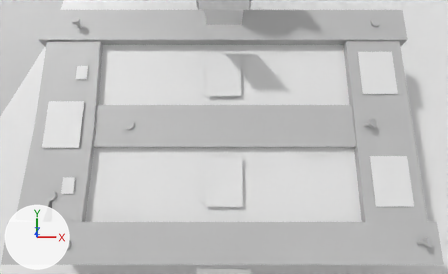
Before and after pictures for a commit that changed the Blender file sogliola/datafiles/graphics/scene.blend.
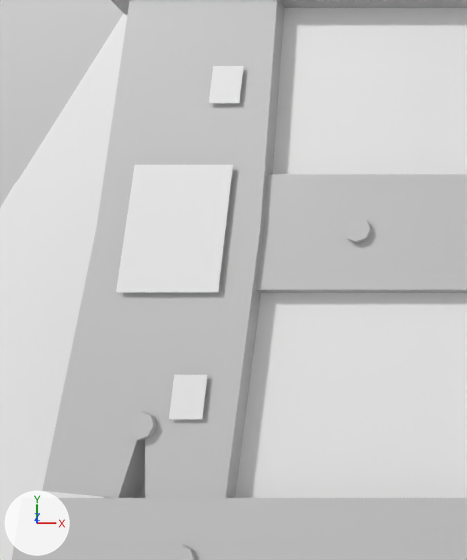
Old and new are each drawn from the file's camera 'CamAq' and again close up on the part from 0% to 38% of the width and 15% to 89% of the height. Every picture has the same lights, and +X, +Y and +Z are marked at lower left.

The scene before the commit, as lines of its bpy script (objects in view):
```python
me_mesh_017 = bpy.data.meshes.new('Mesh.017')
me_mesh_017.from_pydata(...)  # 81 vertices, 128 faces; spans x -119.0..119.0, y -182.0..182.0, z 0.0
me_mesh_017.materials.append(mat_09___default_001)  # grey #bcbcbc
me_plane_013 = bpy.data.meshes.new('Plane.013')
me_plane_013.from_pydata([(-0.48, -0.64, 0.0), (0.48, -0.64, 0.0), (-0.48, 0.64, 0.0), (0.48, 0.64, 0.0)], [], [(0, 1, 3, 2)])
me_plane_014 = bpy.data.meshes.new('Plane.014')
me_plane_014.from_pydata([(-0.48, -0.64, 0.0), (0.48, -0.64, 0.0), (-0.48, 0.64, 0.0), (0.48, 0.64, 0.0)], [], [(0, 1, 3, 2)])
ob_mesh_ocean = bpy.data.objects.new('mesh_ocean', me_mesh_017)
ob_mesh_ocean.location = (-14.89, 6.26, -0.66)
ob_mesh_ocean.scale = (0.1, 0.1, 0.1)
ob_trgtop = bpy.data.objects.new('TrgtOp', me_plane_013)
ob_trgtop.location = (-3.94, 1.5, 1.61)
ob_trgtop.rotation_euler = (0.0, -3.142, 0.0)  # degrees (0, -180, 0)
ob_trgtop.scale = (0.318, 0.318, 0.318)
ob_trgtpl = bpy.data.objects.new('TrgtPl', me_plane_014)
ob_trgtpl.location = (-3.94, -1.62, 1.61)
ob_trgtpl.rotation_euler = (0.0, -3.142, 0.0)  # degrees (0, -180, 0)
ob_trgtpl.scale = (0.318, 0.318, 0.318)
# also in view: 'mesh_tablewater' at (0.0, 0.0, 1.35); 'mesh_table' at (-0.04, 0.0, 0.97); 'mesh_sand' at (-0.08, 6.27, -2.08); 'BottlePos' at (-4.25, 0.0, 1.62)
```
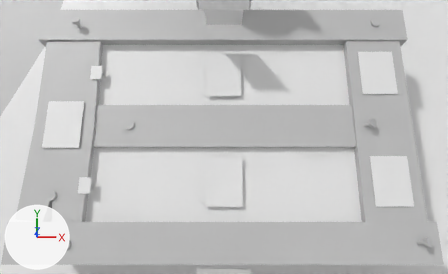
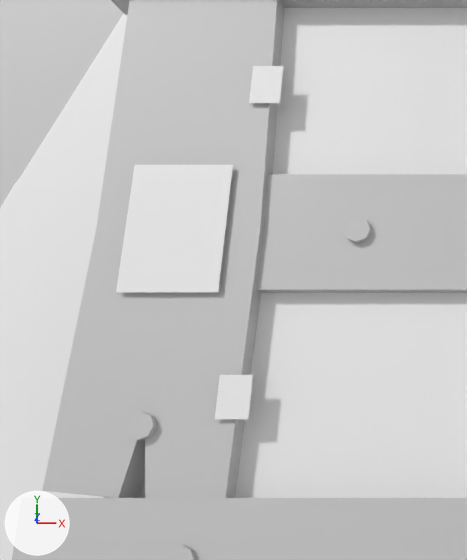
Pixel boxes (x1, y1, x2, y2) of what changed, in the close-ups (467 x 560 px):
'TrgtPl', moved
    before: (169, 375, 207, 419)
    after: (215, 375, 253, 419)
'TrgtOp', moved
    before: (209, 66, 244, 103)
    after: (249, 66, 283, 103)

Patch to the scene script:
```diff
--- a/sogliola/datafiles/graphics/scene.blend.py
+++ b/sogliola/datafiles/graphics/scene.blend.py
@@ ob_trgtop @@
 ob_trgtop = bpy.data.objects.new('TrgtOp', me_plane_013)
-ob_trgtop.location = (-3.94, 1.5, 1.61)
+ob_trgtop.location = (-3.54, 1.5, 1.61)
 ob_trgtop.rotation_euler = (0.0, -3.142, 0.0)  # degrees (0, -180, 0)
@@ ob_trgtpl @@
 ob_trgtpl = bpy.data.objects.new('TrgtPl', me_plane_014)
-ob_trgtpl.location = (-3.94, -1.62, 1.61)
+ob_trgtpl.location = (-3.52, -1.62, 1.61)
 ob_trgtpl.rotation_euler = (0.0, -3.142, 0.0)  # degrees (0, -180, 0)
```
